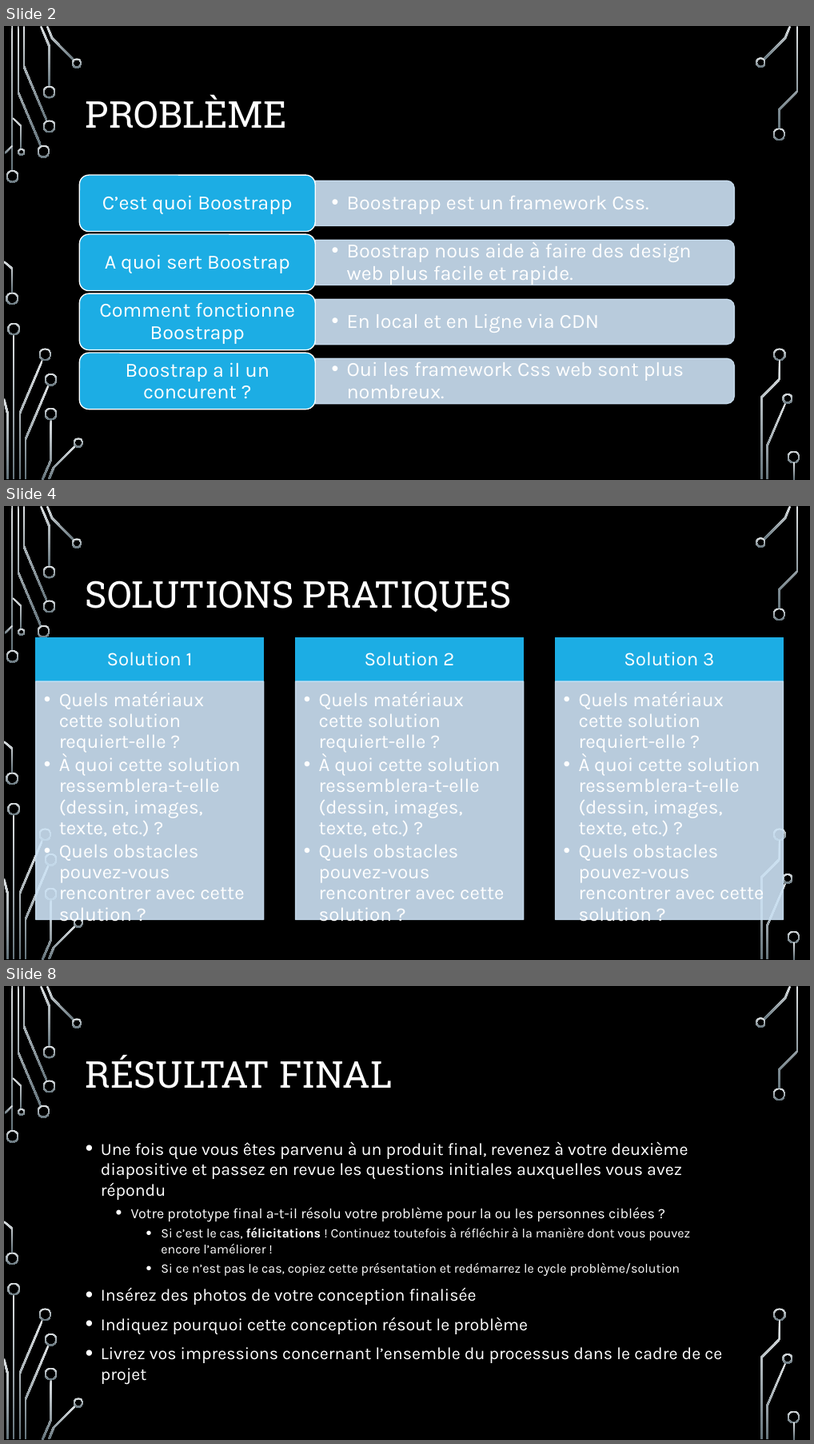
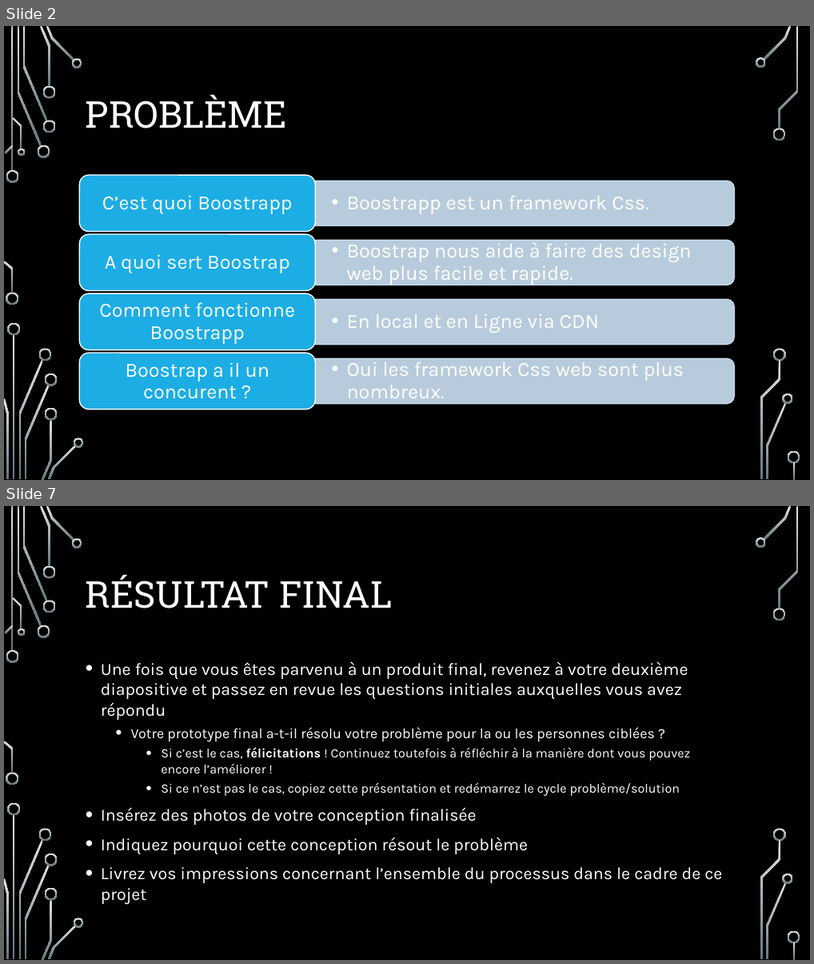
Before and after one commit to Reddy-Nzoloko/forumGaciApprendreBoostrap, a slide deck: GACI FORUM SUR L’APPRENTISSAGE DU frame work boostrap.pptx. Shown one above the other, each under a label of ours: slides 2, 4 and 8 before the commit, slides 2 and 7 after it; the slides between them are not shown. The pictures are 814x1444 and 814x964 pixels, drawn with LibreOffice and Linux fonts; fonts in the diff are those of the drawing; background and template pictures are left out. Boxes give left, top, right and bottom in pixels: in the first picture for what was removed or moved away, otherwise in the second. Text is boxed around its words. In the diff, an @@ line names an element or a change of style, - is before the commit and + after.

```diff
--- a/GACI FORUM SUR L’APPRENTISSAGE DU frame work boostrap.pptx
+++ b/GACI FORUM SUR L’APPRENTISSAGE DU frame work boostrap.pptx
@@ slide 4 removed at bbox=[4, 506, 810, 960], background picture (left out); not listed: 36 template elements that a slide beside it also shows @@
@@ title removed at bbox=[86, 580, 512, 612] @@
-SOLUTIONS PRATIQUES
@@ group removed at bbox=[36, 637, 784, 924]: 6 rectangles, 6 texts @@
-Solution 1
-  • Quels matériaux cette solution requiert-elle ?
-  • À quoi cette solution ressemblera-t-elle (dessin, images, texte, etc.) ?
-  • Quels obstacles pouvez-vous rencontrer avec cette solution ?
-Solution 2
-  • Quels matériaux cette solution requiert-elle ?
-  • À quoi cette solution ressemblera-t-elle (dessin, images, texte, etc.) ?
-  • Quels obstacles pouvez-vous rencontrer avec cette solution ?
-Solution 3
-  • Quels matériaux cette solution requiert-elle ?
-  • À quoi cette solution ressemblera-t-elle (dessin, images, texte, etc.) ?
-  • Quels obstacles pouvez-vous rencontrer avec cette solution ?
@@ what was slide 8 is now slide 7 @@
```
Also in this commit, not shown: 3 slides changed, 1 slide added, 1 other slide removed.
